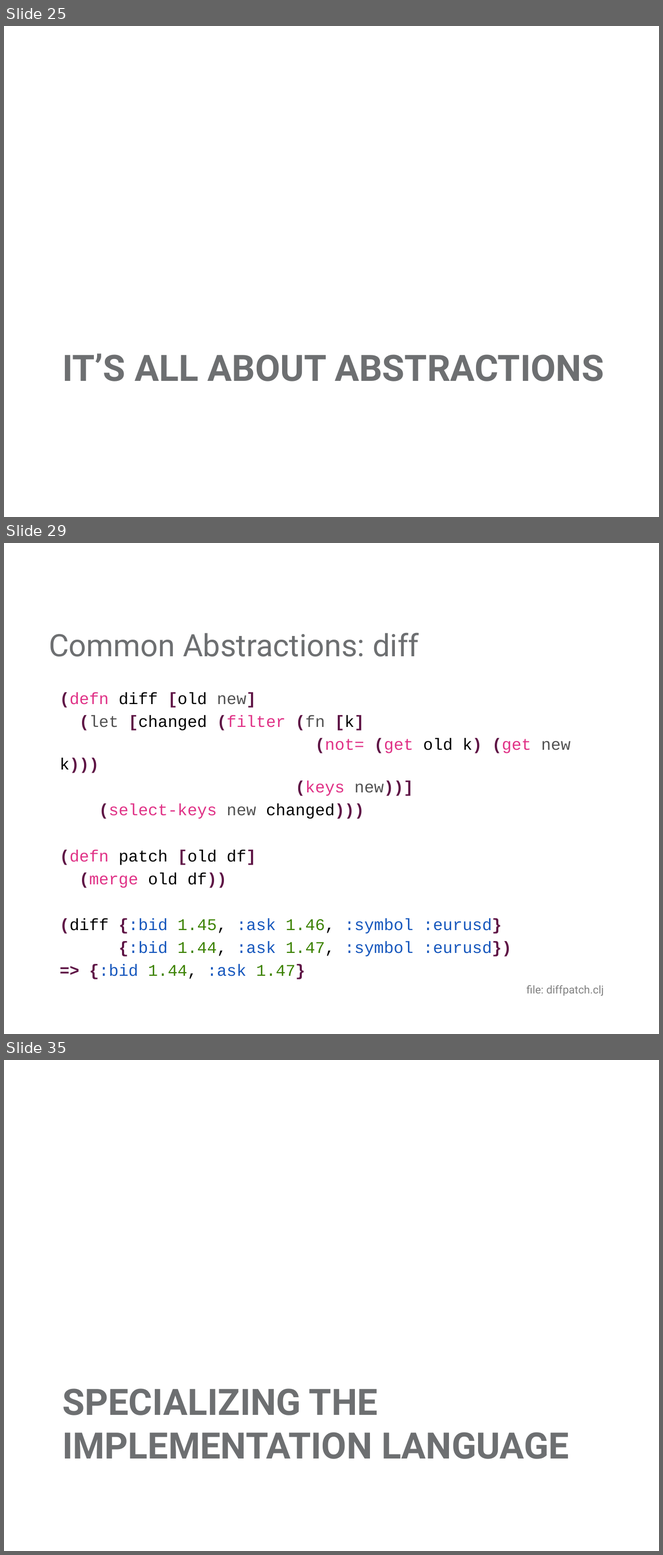
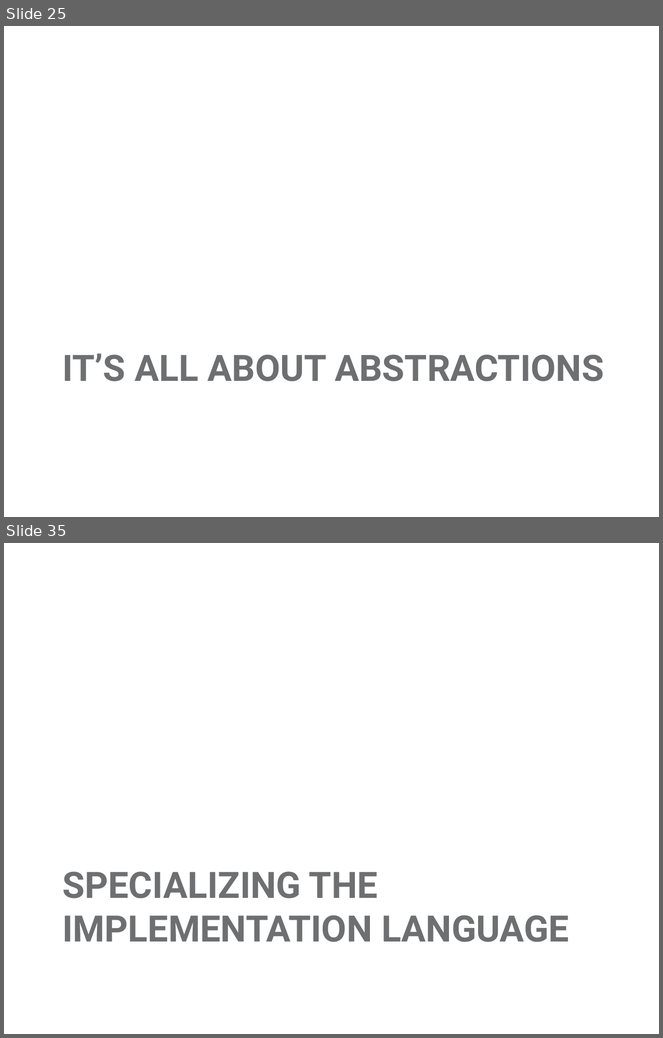
Before and after one commit to mjul/top-10-clojure-oredev-2011, a slide deck: Top Things to Learn From Clojure.pptx. Shown one above the other, each under a label of ours: slides 25, 29 and 35 before the commit, slides 25 and 35 after it; the slides between them are not shown. The pictures are 663x1555 and 663x1038 pixels, drawn with LibreOffice and Linux fonts; fonts in the diff are those of the drawing; background and template pictures are left out. Boxes give left, top, right and bottom in pixels: in the first picture for what was removed or moved away, otherwise in the second. Text is boxed around its words. In the diff, an @@ line names an element or a change of style, - is before the commit and + after.

```diff
--- a/Top Things to Learn From Clojure.pptx
+++ b/Top Things to Learn From Clojure.pptx
@@ slide 29 removed at <box>4,543,659,1034</box>, background #FFFFFF @@
@@ title removed at <box>49,633,419,657</box> @@
-Common Abstractions: diff
@@ text removed at <box>60,693,571,980</box> @@
-(defn diff [old new]
-(let [changed (filter (fn [k]
-(not= (get old k) (get new k)))
-(keys new))]
-(select-keys new changed)))
-(defn patch [old df]
-(merge old df))
-(diff {:bid 1.45, :ask 1.46, :symbol :eurusd}
-{:bid 1.44, :ask 1.47, :symbol :eurusd})
-=> {:bid 1.44, :ask 1.47}
@@ text removed at <box>527,986,604,996</box> @@
-file: diffpatch.clj
```
Also in this commit, not shown: 9 slides changed, 2 slides added, 5 other slides removed, 4 other files.
